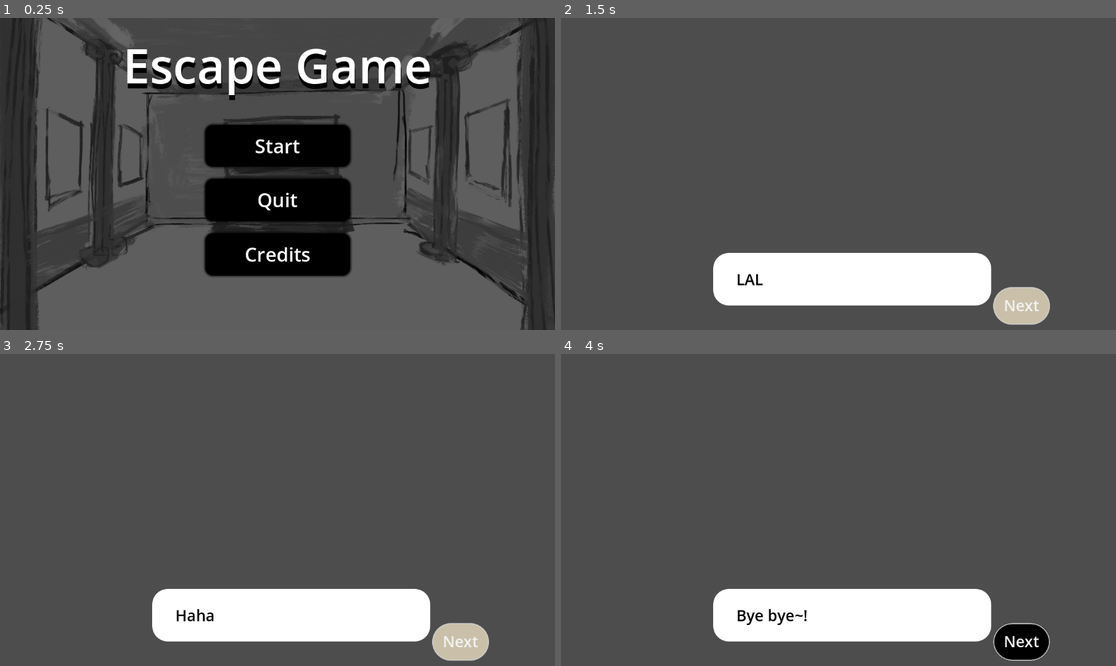
Above: before the commit, frames 1-4 (two rows, left to right).
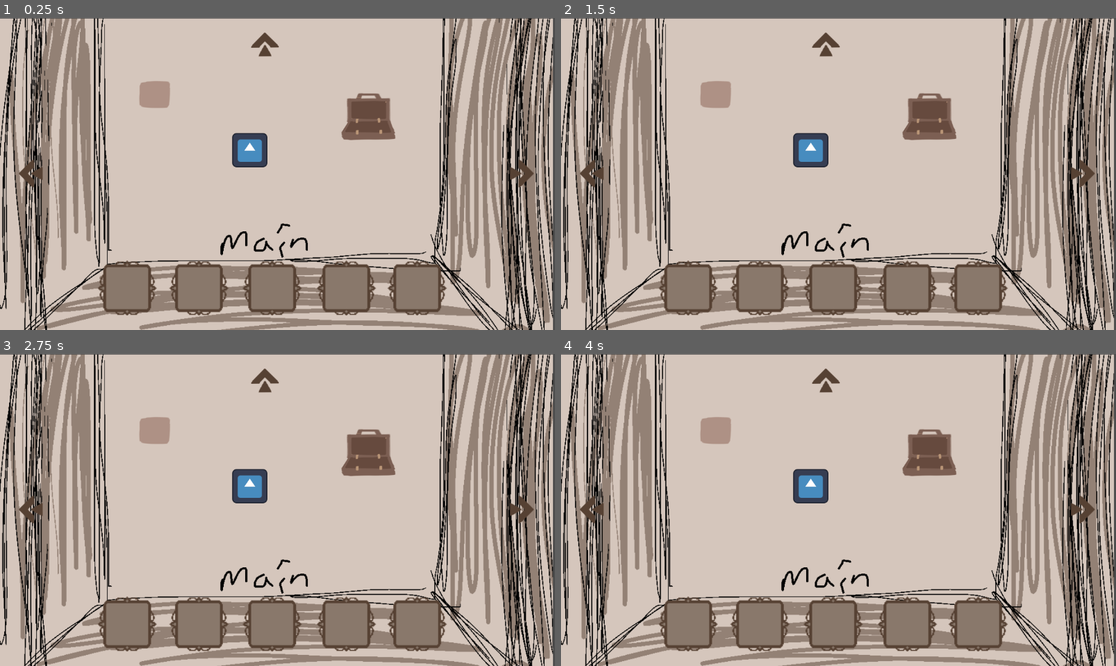
Above: after the commit, the same moments.

Repository: yaliu10/Escape-Room
Game: Godot game, scene res://room.tscn
The game is run twice, just before and just after one commit, with the same random seed, the same clock (stepped at 60 frames per second) and the same inputs. Before the commit the project starts from res://Scenes/start_menu.tscn. The engine's default icon, where the game draws it, is replaced by a stand-in: a white triangle on a blue panel in a dark square.
Inputs (mouse positions are in pixels of both pictures, inside the frame that each line leads up to):
- Up to frame 1 (0.25 s): no input
- Up to frame 2 (1.5 s): click (838, 145) at 0.5 s, where only the run before the commit has a clickable "Start"; click (1021, 305) at 1.25 s, where only the run before the commit has a clickable "Next"
- Up to frame 3 (2.75 s): click (460, 641) at 2 s, where only the run before the commit has a clickable "Next"
- Up to frame 4 (4 s): click (1021, 641) at 2.75 s, where only the run before the commit has a clickable "Next"; tap Enter at 3.5 s; move the mouse to (960, 494) at 3.52 s; click (960, 494) at 3.67 s

The runs differ from the first frame. In frame 1, 97% of the frame differs, in the area x 0-100%, y 0-100%; in frame 2, 97%; in frame 3, 97%; in frame 4, 97%.

Commit message:
more interactions

Diff:
--- a/escape-room/project.godot
+++ b/escape-room/project.godot
@@ -11,7 +11,7 @@
 [application]
 
 config/name="Escape Room"
-run/main_scene="res://Scenes/start_menu.tscn"
+run/main_scene="res://room.tscn"
 config/features=PackedStringArray("4.3", "Forward Plus")
 config/icon="res://art/icon.svg"
 
--- a/escape-room/room.gd
+++ b/escape-room/room.gd
@@ -207,13 +207,27 @@
 
 
 #need to hide visibility of objects when switching rooms
+#error comes from item group
 func _on_test_interact_area_area_entered(area: Area2D) -> void:
 	if area.is_in_group("item"):
 		if area.get_parent().item_id == 1:
-			$TestInteract.visible = false
-			$TestInteract2.visible = true
-			#estitem_used = true
+			$Open.visible = false
+			$Closed.visible = true
+			$Key.visible = true
+			#testitem_used = true
 
 			empty_slot(area.get_parent().drop_location_id)
 			area.get_parent().queue_free()
 			Input.set_custom_mouse_cursor(cursor)
+
+func _on_slot_area_area_entered(area: Area2D) -> void:
+	if area.is_in_group("item"):
+		if area.get_parent().item_id == 2:
+			$Open.visible = false
+			$Closed.visible = true
+			$Key.visible = true
+			#testitem_used = true
+
+			empty_slot(area.get_parent().drop_location_id)
+			area.get_parent().queue_free()
+			Input.set_custom_mouse_cursor(cursor)
--- a/escape-room/room.tscn
+++ b/escape-room/room.tscn
@@ -15,6 +15,8 @@
 [ext_resource type="Script" path="res://Scripts/item.gd" id="12_6j7kt"]
 [ext_resource type="Texture2D" uid="uid://bwsn7jxnip1o3" path="res://art/ph-opened case.PNG" id="14_84as2"]
 [ext_resource type="Texture2D" uid="uid://ds552hk8olw1w" path="res://art/ph-closed case.PNG" id="14_eq741"]
+[ext_resource type="Texture2D" uid="uid://bipyf48vqp6tf" path="res://art/Key1.png" id="14_jiipc"]
+[ext_resource type="Texture2D" uid="uid://cem2teg3xlspa" path="res://art/ph-slot.PNG" id="17_1rh5j"]
 
 [sub_resource type="RectangleShape2D" id="RectangleShape2D_5ms4q"]
 size = Vector2(83, 83)
@@ -58,8 +60,14 @@
 [sub_resource type="RectangleShape2D" id="RectangleShape2D_xxifp"]
 size = Vector2(117.479, 118.986)
 
+[sub_resource type="CircleShape2D" id="CircleShape2D_gvepb"]
+radius = 355.822
+
 [sub_resource type="RectangleShape2D" id="RectangleShape2D_fnjla"]
 size = Vector2(149.171, 134.454)
+
+[sub_resource type="RectangleShape2D" id="RectangleShape2D_ym46d"]
+size = Vector2(55, 48)
 
 [node name="Room" type="Node2D"]
 script = ExtResource("1_px8ol")
@@ -178,6 +186,7 @@
 
 [node name="Left Wall" type="Sprite2D" parent="."]
 visible = false
+z_index = 1
 scale = Vector2(1.12402, 1.08333)
 texture = ExtResource("4_of1yb")
 centered = false
@@ -205,6 +214,7 @@
 
 [node name="Right Wall" type="Sprite2D" parent="."]
 visible = false
+z_index = 1
 scale = Vector2(1.12012, 1.085)
 texture = ExtResource("6_nnuvc")
 centered = false
@@ -228,11 +238,11 @@
 
 [node name="CollisionShape2D" type="CollisionShape2D" parent="Right Wall/Right Painting/Right Painting Area"]
 position = Vector2(505.539, 298.522)
-scale = Vector2(1, 1)
 shape = SubResource("RectangleShape2D_rvwke")
 
 [node name="Front Wall" type="Sprite2D" parent="."]
 visible = false
+z_index = 1
 scale = Vector2(1.12012, 1.085)
 texture = ExtResource("7_nxmvr")
 centered = false
@@ -256,11 +266,11 @@
 
 [node name="CollisionShape2D" type="CollisionShape2D" parent="Front Wall/Front Painting/Front Painting Area"]
 position = Vector2(508.092, 297.852)
-scale = Vector2(1, 1)
 shape = SubResource("RectangleShape2D_ka71n")
 
 [node name="In Left Painting" type="Sprite2D" parent="."]
 visible = false
+z_index = 1
 scale = Vector2(1.13086, 1.085)
 texture = ExtResource("6_x17j6")
 centered = false
@@ -276,6 +286,7 @@
 
 [node name="In Right Painting" type="Sprite2D" parent="."]
 visible = false
+z_index = 1
 scale = Vector2(1.125, 1.08833)
 texture = ExtResource("8_6qmun")
 centered = false
@@ -291,6 +302,7 @@
 
 [node name="In Front Painting" type="Sprite2D" parent="."]
 visible = false
+z_index = 1
 scale = Vector2(1.12402, 1.08833)
 texture = ExtResource("10_0cw3k")
 centered = false
@@ -314,30 +326,55 @@
 
 [node name="CollisionShape2D" type="CollisionShape2D" parent="TestItem/TestArea"]
 position = Vector2(0.876719, -0.901407)
-scale = Vector2(1, 1)
 shape = SubResource("RectangleShape2D_xxifp")
 
 [node name="Timer" type="Timer" parent="TestItem"]
 wait_time = 0.2
 one_shot = true
 
-[node name="TestInteract2" type="Sprite2D" parent="."]
+[node name="Key" type="Sprite2D" parent="."]
+visible = false
+z_index = 2
+position = Vector2(766, 206)
+scale = Vector2(0.123698, 0.11849)
+texture = ExtResource("14_jiipc")
+script = ExtResource("12_6j7kt")
+item_id = 2
+
+[node name="Key Area" type="Area2D" parent="Key" groups=["item"]]
+
+[node name="CollisionShape2D" type="CollisionShape2D" parent="Key/Key Area"]
+shape = SubResource("CircleShape2D_gvepb")
+
+[node name="Timer" type="Timer" parent="Key"]
+
+[node name="Closed" type="Sprite2D" parent="."]
 visible = false
 position = Vector2(799, 220)
 scale = Vector2(0.57, 0.58)
 texture = ExtResource("14_eq741")
 
-[node name="TestInteract" type="Sprite2D" parent="."]
+[node name="Open" type="Sprite2D" parent="."]
 position = Vector2(793, 206)
 scale = Vector2(0.603333, 0.595)
 texture = ExtResource("14_84as2")
 
-[node name="Test Interact Area" type="Area2D" parent="TestInteract"]
-
-[node name="CollisionShape2D" type="CollisionShape2D" parent="TestInteract/Test Interact Area"]
+[node name="Test Interact Area" type="Area2D" parent="Open"]
+
+[node name="CollisionShape2D" type="CollisionShape2D" parent="Open/Test Interact Area"]
 position = Vector2(-44.7516, 1.68069)
-scale = Vector2(1, 1)
 shape = SubResource("RectangleShape2D_fnjla")
+
+[node name="Slot" type="Sprite2D" parent="."]
+position = Vector2(402, 164)
+texture = ExtResource("17_1rh5j")
+
+[node name="Slot Area" type="Area2D" parent="Slot"]
+position = Vector2(-82, -5)
+
+[node name="CollisionShape2D" type="CollisionShape2D" parent="Slot/Slot Area"]
+position = Vector2(1, 1)
+shape = SubResource("RectangleShape2D_ym46d")
 
 [connection signal="area_entered" from="Slot1/Slot1 Area" to="." method="_on_slot_1_area_area_entered"]
 [connection signal="area_entered" from="Slot2/Slot2 Area" to="." method="_on_slot_2_area_area_entered"]
@@ -382,4 +419,7 @@
 [connection signal="mouse_exited" from="In Front Painting/Front Painting Return/Front Painting Return Area" to="." method="change_cursor_back_in_painting"]
 [connection signal="input_event" from="TestItem/TestArea" to="TestItem" method="_on_test_area_input_event"]
 [connection signal="timeout" from="TestItem/Timer" to="TestItem" method="_on_timer_timeout"]
-[connection signal="area_entered" from="TestInteract/Test Interact Area" to="." method="_on_test_interact_area_area_entered"]
+[connection signal="input_event" from="Key/Key Area" to="Key" method="_on_test_area_input_event"]
+[connection signal="timeout" from="Key/Timer" to="Key" method="_on_timer_timeout"]
+[connection signal="area_entered" from="Open/Test Interact Area" to="." method="_on_test_interact_area_area_entered"]
+[connection signal="area_entered" from="Slot/Slot Area" to="." method="_on_slot_area_area_entered"]
Not shown: 1 places in escape-room/room.tscn that only renumber resources
